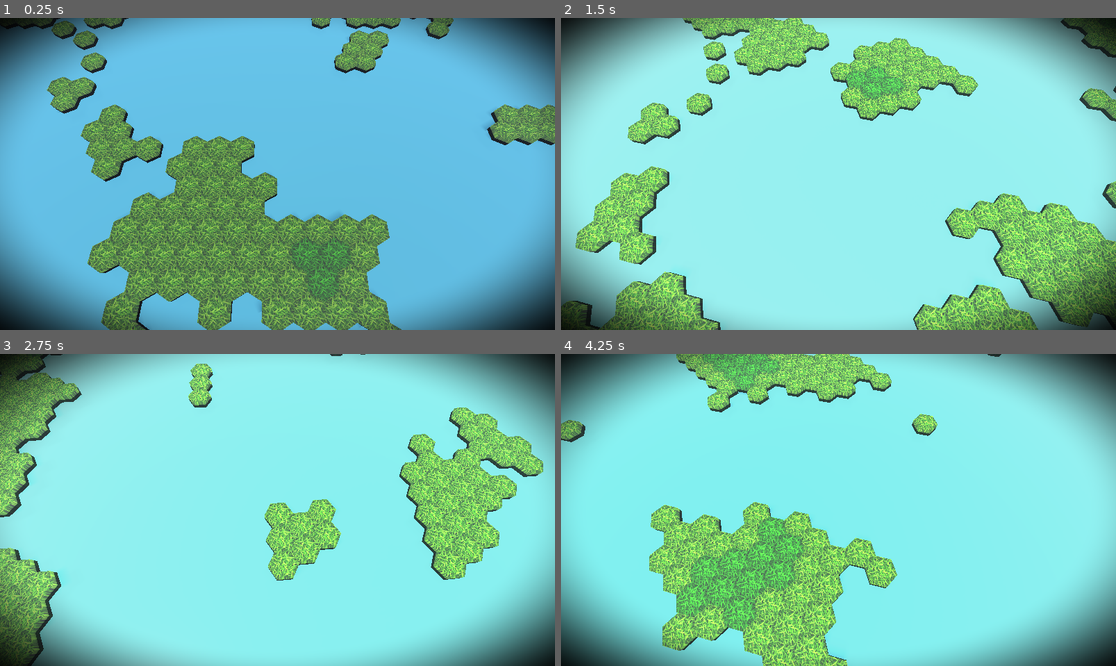
Above: before the commit, frames 1-4 (two rows, left to right).
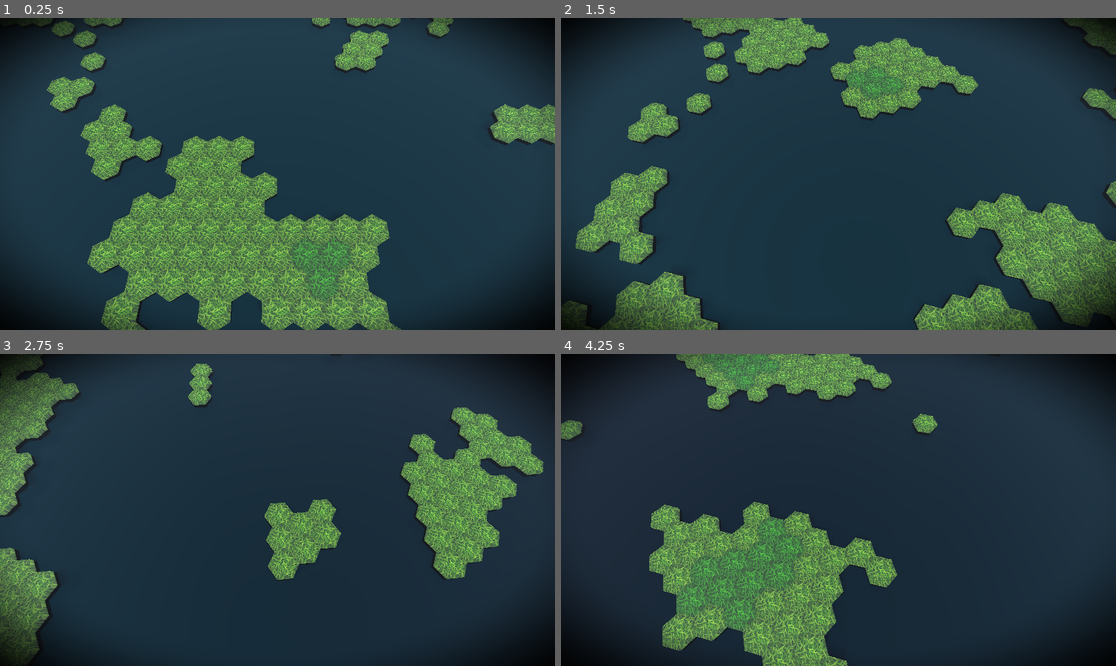
Above: after the commit, the same moments.

Repository: rfdickerson/new-game-project
Game: Godot game, scene res://node_3d.tscn
The game is run twice, just before and just after one commit, with the same random seed, the same clock (stepped at 60 frames per second) and the same inputs.
Inputs (mouse positions are in pixels of both pictures, inside the frame that each line leads up to):
- Up to frame 1 (0.25 s): no input
- Up to frame 2 (1.5 s): tap Enter at 0.5 s; move the mouse to (960, 158) at 0.52 s; hold Right (ui_right) 0.53-1.25 s; tap 1 at 0.6 s; click (960, 158) at 0.67 s; drag from (727, 189) to (810, 236) at 1.27 s
- Up to frame 3 (2.75 s): tap Space at 2 s; move the mouse to (333, 441) at 2.02 s; hold Right (ui_right) from 2.03 s (still down); tap 3 at 2.1 s
- Up to frame 4 (4.25 s): release Right (ui_right) at 2.75 s; drag from (810, 572) to (672, 463) at 2.77 s; tap Enter at 3.5 s; move the mouse to (1005, 556) at 3.52 s; hold Left (ui_left) from 3.53 s (still down); tap R at 3.6 s

The runs differ from the first frame. In frame 1, 73% of the frame differs, in the area x 0-100%, y 0-100%; in frame 2, 97%; in frame 3, 97%; in frame 4, 99%.

Commit message:
darker water

Diff:
--- a/node_3d.tscn
+++ b/node_3d.tscn
@@ -79,10 +79,12 @@
 
 [node name="ReflectionProbe" type="ReflectionProbe" parent="."]
 transform = Transform3D(1, 0, 0, 0, 1, 0, 0, 0, 1, 0, 2, 0)
-intensity = 1.2
+update_mode = 1
+intensity = 2.0
 size = Vector3(130, 30, 130)
 origin_offset = Vector3(0, -1, 0)
 box_projection = true
+enable_shadows = true
 
 [node name="Camera3D" type="Camera3D" parent="."]
 transform = Transform3D(1, 0, 0, 0, 0.8038565, 0.5948226, 0, -0.5948226, 0.8038565, 0.96, 4, 5)
--- a/water_animated.gdshader
+++ b/water_animated.gdshader
@@ -44,16 +44,20 @@
 	float depth_factor = clamp(length(UV - vec2(0.5)) * 2.0, 0.0, 1.0);
 	vec3 water_color = mix(shallow_color, deep_color, depth_factor);
 
-	// Add sky reflection
-	vec3 final_color = mix(water_color, sky_color, fresnel * reflection_strength);
+	// Calculate reflection vector
+	vec3 reflect_dir = reflect(-view_dir, normal);
 
-	// Add foam effect at wave peaks
-	// Disable time-based foam animation to keep lighting/static highlights calm.
-	float foam = 0.0;
-	final_color = mix(final_color, vec3(1.0), foam);
+	// Make the base albedo darker so reflections show through better
+	// The PBR system will add reflections on top based on METALLIC/ROUGHNESS
+	ALBEDO = water_color * 0.5;  // Darken significantly to let reflections dominate
 
-	ALBEDO = final_color;
-	METALLIC = 0.2;
-	ROUGHNESS = 0.1;  // Smooth but not perfectly mirror-like
+	// Set very high metallic and very low roughness for strong reflections
+	// This should make the reflection probe's sky reflection very visible
+	METALLIC = 0.9;  // Very high metallic for mirror-like reflections
+	ROUGHNESS = 0.01;  // Extremely smooth surface for clear sky reflections
+
+	// Use fresnel to control reflection strength via specular
+	SPECULAR = fresnel * reflection_strength;
+
 	ALPHA = alpha;
 }
